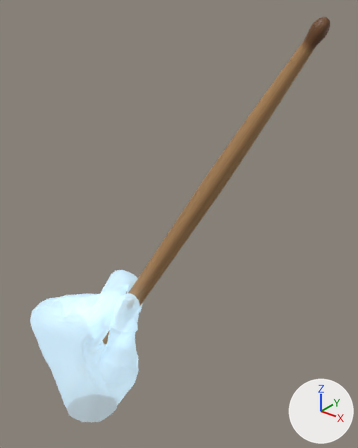
Two versions of the glTF model public/models/ghost-hand-stick-L.glb, one commit apart.
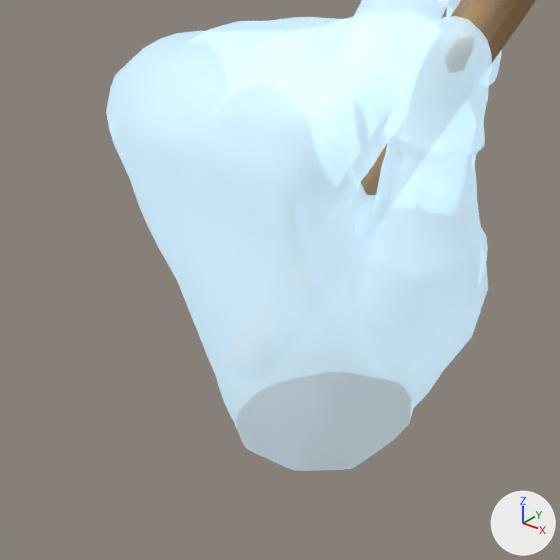
Each version appears first whole from a 50 mm camera at (0.272, -0.205, 0.329) aimed at (0.067, 0.051, 0.17), and next in a close-up on the part from 0% to 44% of the width and 64% to 100% of the height. The axes (+X, +Y, +Z) are drawn at lower right. The lights are the same throughout. The last two pictures show the newer version. Where no turn or scale is listed for an object, it has been applied to the vertices. Vertices at exactly the same position are counted once.

The first close-up shows 'Drumstick_L.001'.
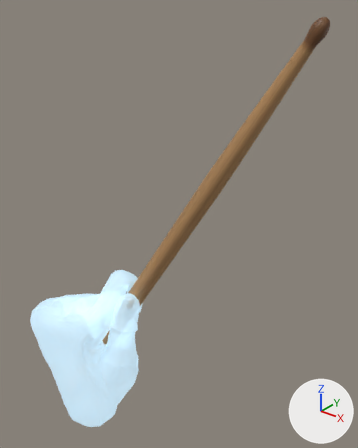
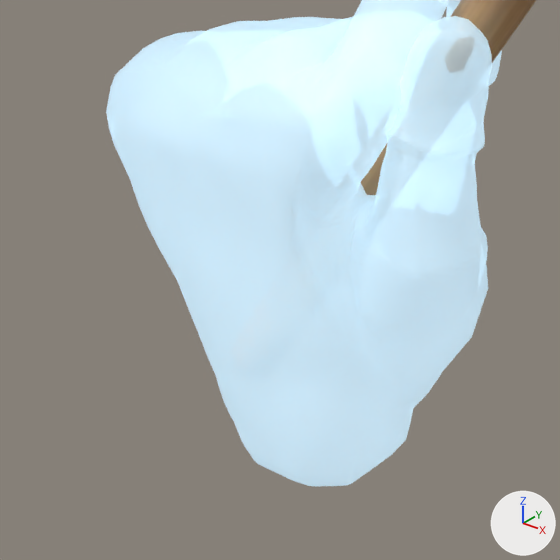
Location of each change, (x1, y1, x2, y2) in pixels of the close-ups (560 x 560 px):
```json
{"object": "GhostHandSkin", "change": "recoloured, reshaped", "after": [106, 0, 502, 486], "on screen": "not visible before"}
{"part": 1, "of": "me_ghosthandskin_l_001", "change": "added", "after": [245, 412, 413, 486], "on screen": "blue"}
```

The change, as JSON lines over the scene's bpy script:
```json
{"block": "mat_ghost", "change": "nodes: BsdfPrincipled, Math, Mix, OutputMaterial, VertexColor"}
{"block": "mat_ghost", "change": "colours: blue #a4bdcb, blue #ceedff, mixed with the vertex colours"}
{"block": "mat_ghost", "change": "nodes: BsdfPrincipled, OutputMaterial"}
{"block": "mat_ghost", "change": "colours: blue #ceedff, blue #a4bdcb"}
{"block": "me_ghosthandskin_l_001", "where": "# used by ob_ghosthandskin; location = (0.0, 0.0, 0.0)"}
{"op": "remove", "block": "me_ghosthandskin_l_001", "code": "me_ghosthandskin_l_001.from_pydata(...)  # 2811 vertices, 5586 faces; spans x -0.0529..0.0514, y -0.0205..0.0549, z -0.0172..0.1222"}
{"op": "add", "block": "me_ghosthandskin_l_001", "code": "me_ghosthandskin_l_001.from_pydata(...)  # 2914 vertices, 5824 faces; spans x -0.0529..0.0514, y -0.0205..0.0549, z -0.0239..0.1222"}
{"block": "me_ghosthandskin_l_001", "change": "me_ghosthandskin_l_001 part 1"}
{"block": "me_ghosthandskin_l_001", "change": "103 vertices are added at x -0.0147..0.0297, y -0.0157..0.0195, z -0.0239..-0.0092"}
{"block": "me_ghosthandskin_l_001", "change": "238 new faces join them"}
```
